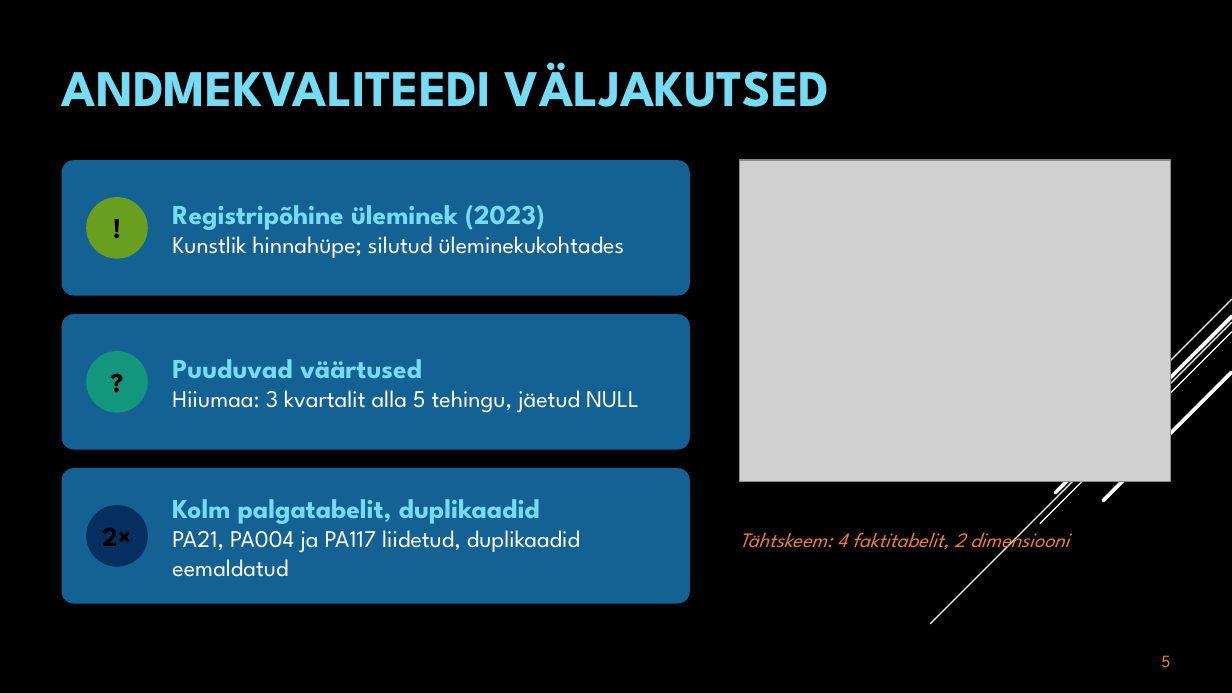
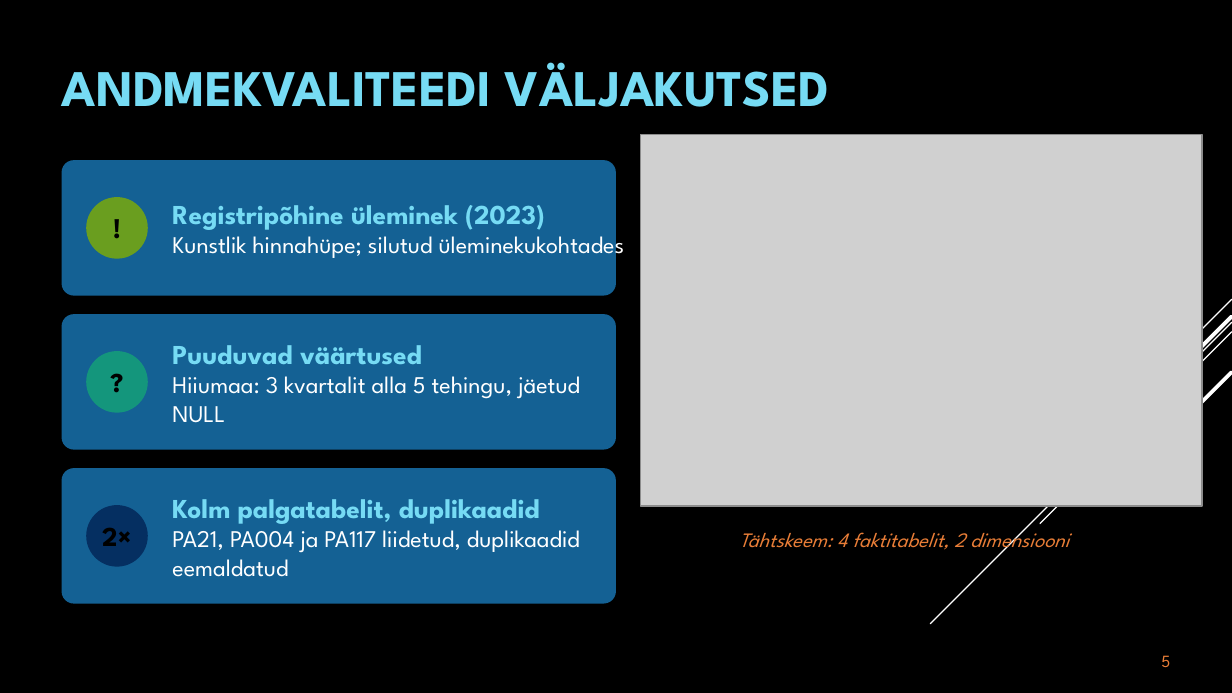
Before and after one commit to kaidisoiela/Grupitoo_kinnisvara, a slide deck: slide 5 of Eesti_kinnisvaraturu_ja_ostujõu_analüüs_esitlus.pptx. Drawn at 1232x693 pixels with LibreOffice and Linux fonts; fonts in the diff are those of the drawing; grey boxes stand for pictures. Boxes give left, top, right and bottom in pixels: in the first picture for what was removed or moved away, otherwise in the second. Text is boxed around its words. In the diff, an @@ line names an element or a change of style, - is before the commit and + after.

```diff
--- a/Eesti_kinnisvaraturu_ja_ostujõu_analüüs_esitlus.pptx
+++ b/Eesti_kinnisvaraturu_ja_ostujõu_analüüs_esitlus.pptx
@@ picture: place and size @@
-picture at (739, 160, 1170, 482)
+picture at (641, 134, 1202, 506)
@@ rounded rectangle: place and size @@
-rounded rectangle at (62, 160, 690, 296)
+rounded rectangle at (62, 160, 616, 296)
@@ rounded rectangle: place and size @@
-rounded rectangle at (62, 314, 690, 450)
+rounded rectangle at (62, 314, 616, 450)
@@ text "Puuduvad väärtused" rewrapped from (172, 359, 639, 413) to (172, 345, 580, 423) @@
@@ rounded rectangle: place and size @@
-rounded rectangle at (62, 468, 690, 604)
+rounded rectangle at (62, 468, 616, 604)
```
Also in this commit, not shown: 1 other slide changed.
